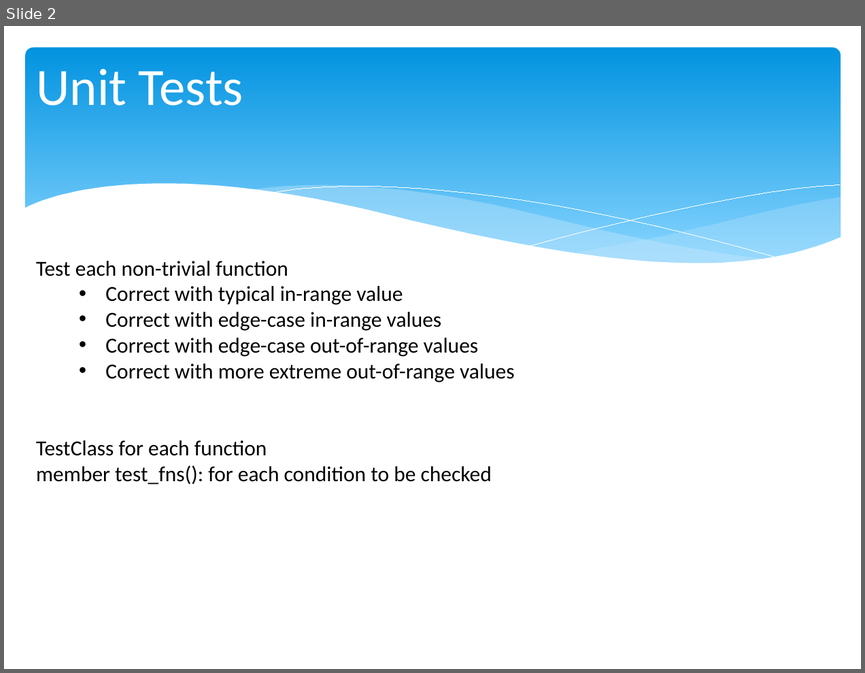
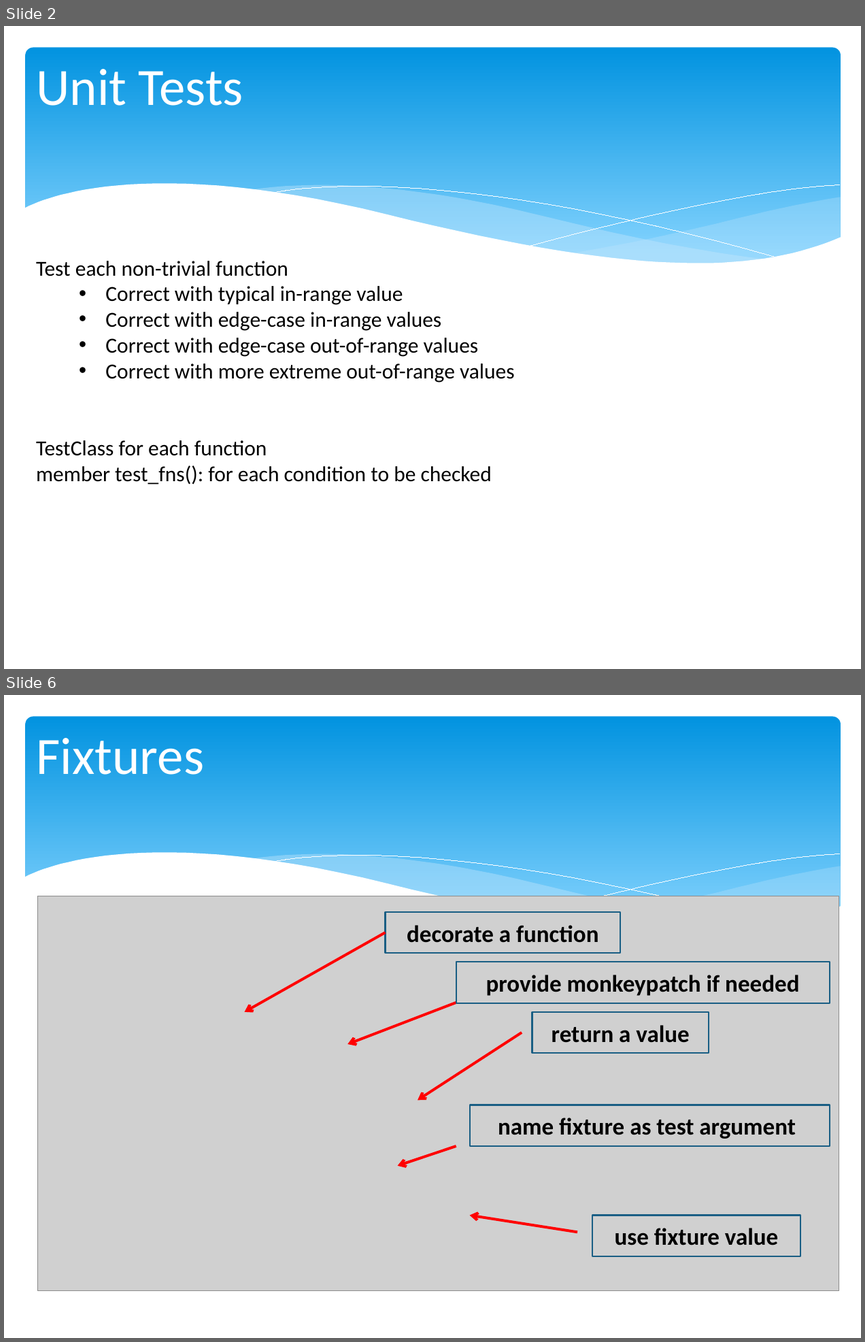
Before and after one commit to chris-turps/QA_Python3, a slide deck: DG_09 Testable UI.pptx. Shown one above the other, each under a label of ours: slide 2 before the commit, slides 2 and 6 after it; the slides between them are not shown. The pictures are 865x673 and 865x1342 pixels, drawn with LibreOffice and Linux fonts; fonts in the diff are those of the drawing; grey boxes stand for pictures. Boxes give left, top, right and bottom in pixels: in the first picture for what was removed or moved away, otherwise in the second. Text is boxed around its words. In the diff, an @@ line names an element or a change of style, - is before the commit and + after.

```diff
--- a/DG_09 Testable UI.pptx
+++ b/DG_09 Testable UI.pptx
@@ slide 6 added at <box>4,695,861,1338</box>, background #FFFFFF; not listed: 6 template elements that a slide beside it also shows @@
@@ title added at <box>36,738,204,775</box>, 44 pt, text #FFFFFF @@
+Fixtures
@@ picture added at <box>37,896,838,1291</box> @@
@@ rectangle added at <box>385,912,620,953</box>, outline #195F84 1.25 pt, 20 pt, text #000000, bold @@
+decorate a function
@@ arrow added from (385, 932) to (245, 1012), #FF0000 2.25 pt @@
@@ rectangle added at <box>456,962,830,1002</box>, outline #195F84 1.25 pt, 20 pt, text #000000, bold @@
+provide monkeypatch if needed
@@ arrow added from (456, 1002) to (347, 1044), #FF0000 2.25 pt @@
@@ rectangle added at <box>532,1012,708,1053</box>, outline #195F84 1.25 pt, 20 pt, text #000000, bold @@
+return a value
@@ arrow added from (521, 1032) to (418, 1100), #FF0000 2.25 pt @@
@@ rectangle added at <box>469,1104,829,1146</box>, outline #195F84 1.25 pt, 20 pt, text #000000, bold @@
+name fixture as test argument
@@ arrow added from (456, 1146) to (397, 1166), #FF0000 2.25 pt @@
@@ arrow added from (577, 1232) to (469, 1215), #FF0000 2.25 pt @@
@@ rectangle added at <box>593,1215,801,1256</box>, outline #195F84 1.25 pt, 20 pt, text #000000, bold @@
+use fixture value
```
Also in this commit, not shown: 1 slide changed, 3 other slides added, 1 slide removed, 7 other files.
